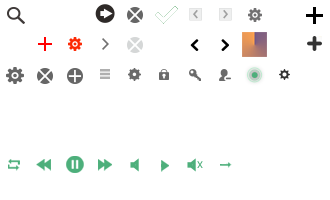
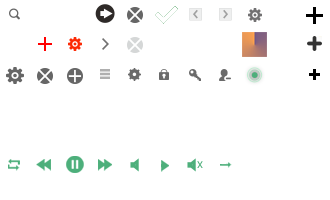
Layered file, before and after one edit (330x200). Changes by layer:
added layer "search" above "图层 9" over [left=9, top=8, right=20, bottom=20]
added layer "图层 27" above "矩形 1 拷贝" over [left=279, top=69, right=290, bottom=80]
added layer "矩形 1 拷贝" above "图层 19 拷贝" over [left=309, top=69, right=320, bottom=80]
hid "图层 1" over [left=7, top=7, right=25, bottom=24]
renamed "图层 24" to "图层 29", moved it above "图层 28", painted on it over [left=221, top=39, right=229, bottom=51]
renamed "图层 25" to "图层 28", moved it above "Settings - alt", painted on it over [left=190, top=39, right=199, bottom=51]
hid "Settings - alt" over [left=279, top=69, right=290, bottom=80]
